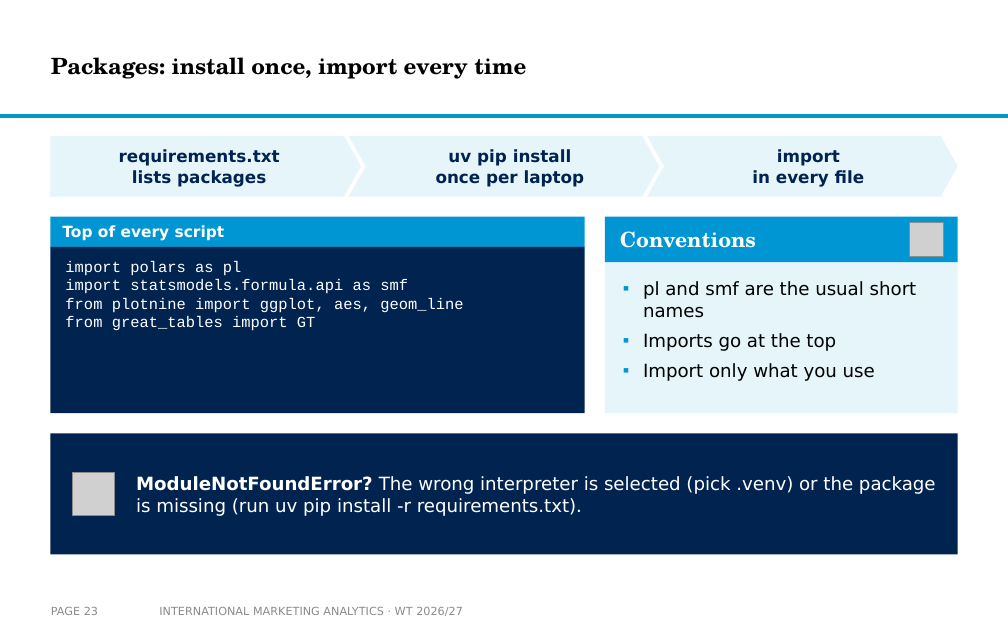
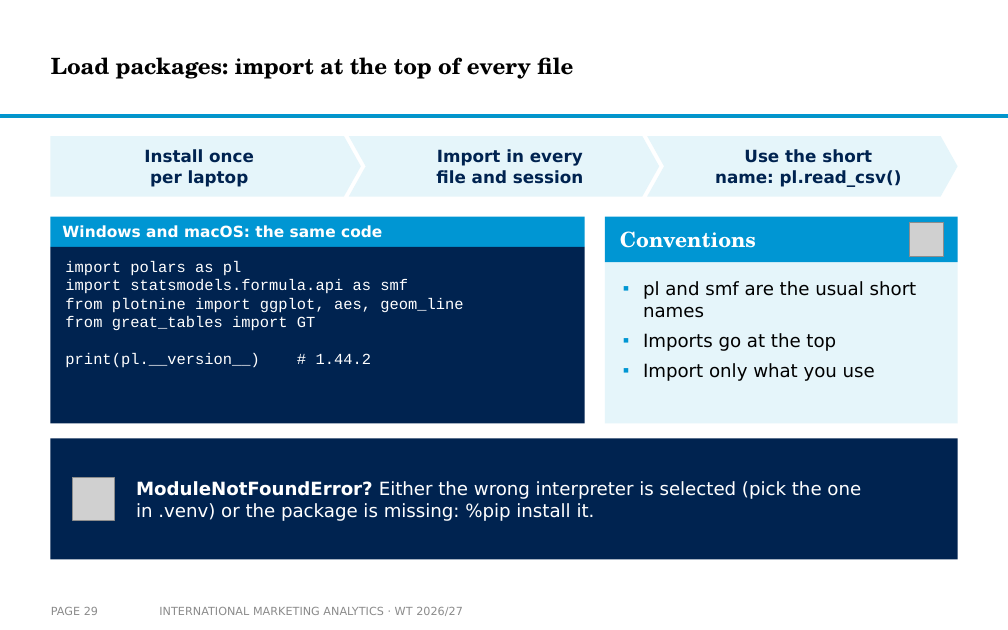
Before and after one commit to arnefloh-wu/International-Marketing-Analytics, a slide deck: slide 29 of slides/01a_setup-and-registration_WT26-27.pptx (slide 23 before the commit). Drawn at 1008x630 pixels with LibreOffice and Linux fonts; fonts in the diff are those of the drawing; grey boxes stand for pictures; background and template pictures are left out. Boxes give left, top, right and bottom in pixels: in the first picture for what was removed or moved away, otherwise in the second. Text is boxed around its words. In the diff, an @@ line names an element or a change of style, - is before the commit and + after.

```diff
--- a/slides/01a_setup-and-registration_WT26-27.pptx
+++ b/slides/01a_setup-and-registration_WT26-27.pptx
@@ title at (51,57,573,79): text changed @@
-Packages: install once, import every time
+Load packages: import at the top of every file
@@ text in pentagon arrow at (144,149,254,187): text changed @@
-requirements.txt
-lists packages
+Install once
+per laptop
@@ text in chevron at (436,149,584,184): text changed @@
-uv pip install
-once per laptop
+Import in every
+file and session
@@ text in chevron at (715,149,902,187): text changed @@
-import
-in every file
+Use the short
+name: pl.read_csv()
@@ text at (62,225,382,238): text changed @@
-Top of every script
+Windows and macOS: the same code
@@ rectangle: place and size @@
-rectangle at (50,247,585,413)
+rectangle at (50,247,585,423)
@@ rectangle: place and size @@
-rectangle at (605,262,958,413)
+rectangle at (605,262,958,423)
@@ text at (65,353,372,368): paragraph added @@
+print(pl.__version__) # 1.44.2
@@ rectangle: place and size @@
-rectangle at (50,433,958,554)
+rectangle at (50,438,958,559)
@@ picture: place and size @@
-picture at (73,473,115,515)
+picture at (73,478,115,520)
@@ text at (136,481,861,521): text changed @@
-ModuleNotFoundError? The wrong interpreter is selected (pick .venv) or the package is missing (run uv pip install -r requirements.txt).
+ModuleNotFoundError? Either the wrong interpreter is selected (pick the one in .venv) or the package is missing: %pip install it.
```
Also in this commit, not shown: 20 other slides changed, 8 slides added, 2 slides removed, 5 other files.
